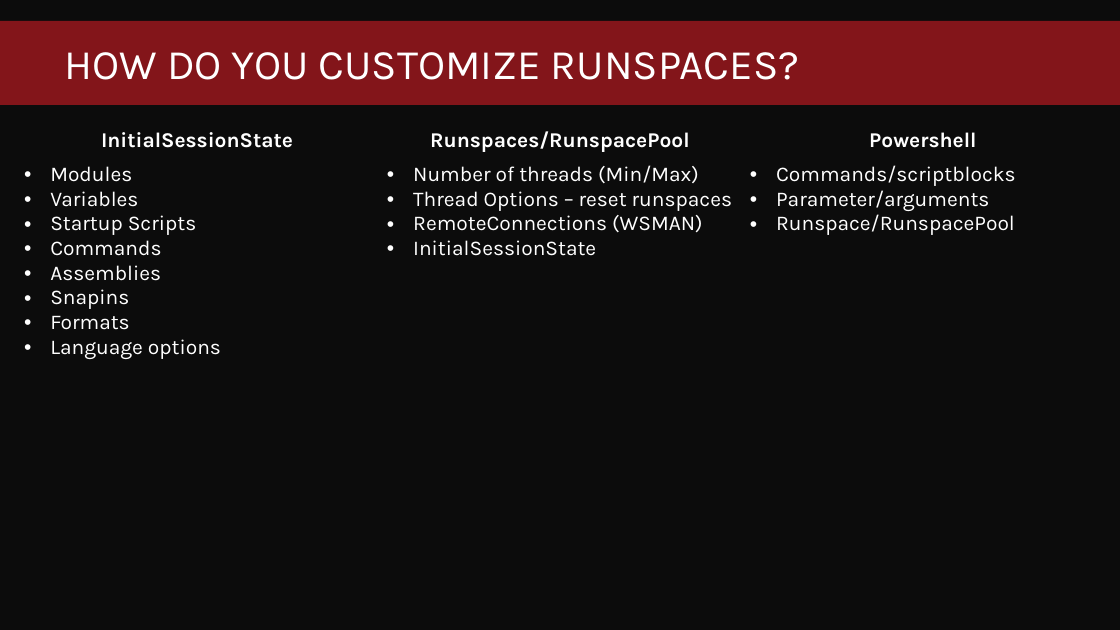
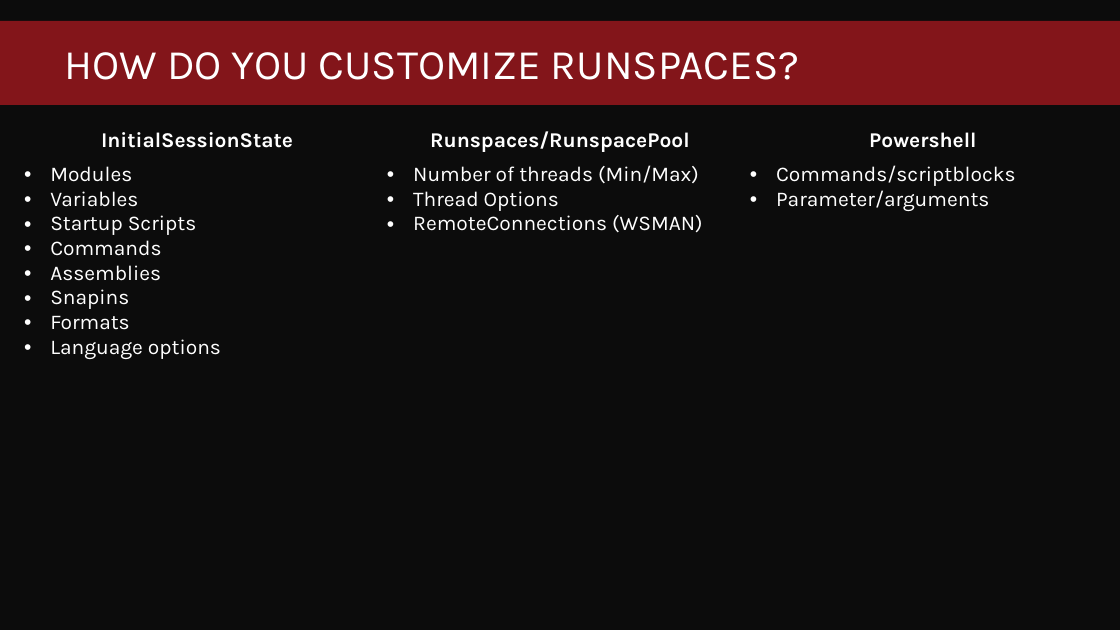
Before and after one commit to jpscripter/Runspaces, a slide deck: slide 13 of High-performance powershell through the magic of runspaces.pptx. Drawn at 1120x630 pixels with LibreOffice and Linux fonts; fonts in the diff are those of the drawing; background and template pictures are left out. Boxes give left, top, right and bottom in pixels: in the first picture for what was removed or moved away, otherwise in the second. Text is boxed around its words. In the diff, an @@ line names an element or a change of style, - is before the commit and + after.

Commit message:
presentation

```diff
--- a/High-performance powershell through the magic of runspaces.pptx
+++ b/High-performance powershell through the magic of runspaces.pptx
@@ table at (16,124,1105,369) @@
-row 2, column 2: Number of threads (Min/Max) / Thread Options – reset runspaces / RemoteConnections (WSMAN) / InitialSessionState
+row 2, column 2: Number of threads (Min/Max) / Thread Options / RemoteConnections (WSMAN)
-row 2, column 3: Commands/scriptblocks / Parameter/arguments / Runspace/RunspacePool
+row 2, column 3: Commands/scriptblocks / Parameter/arguments
```
Also in this commit, not shown: 1 other slide changed.
